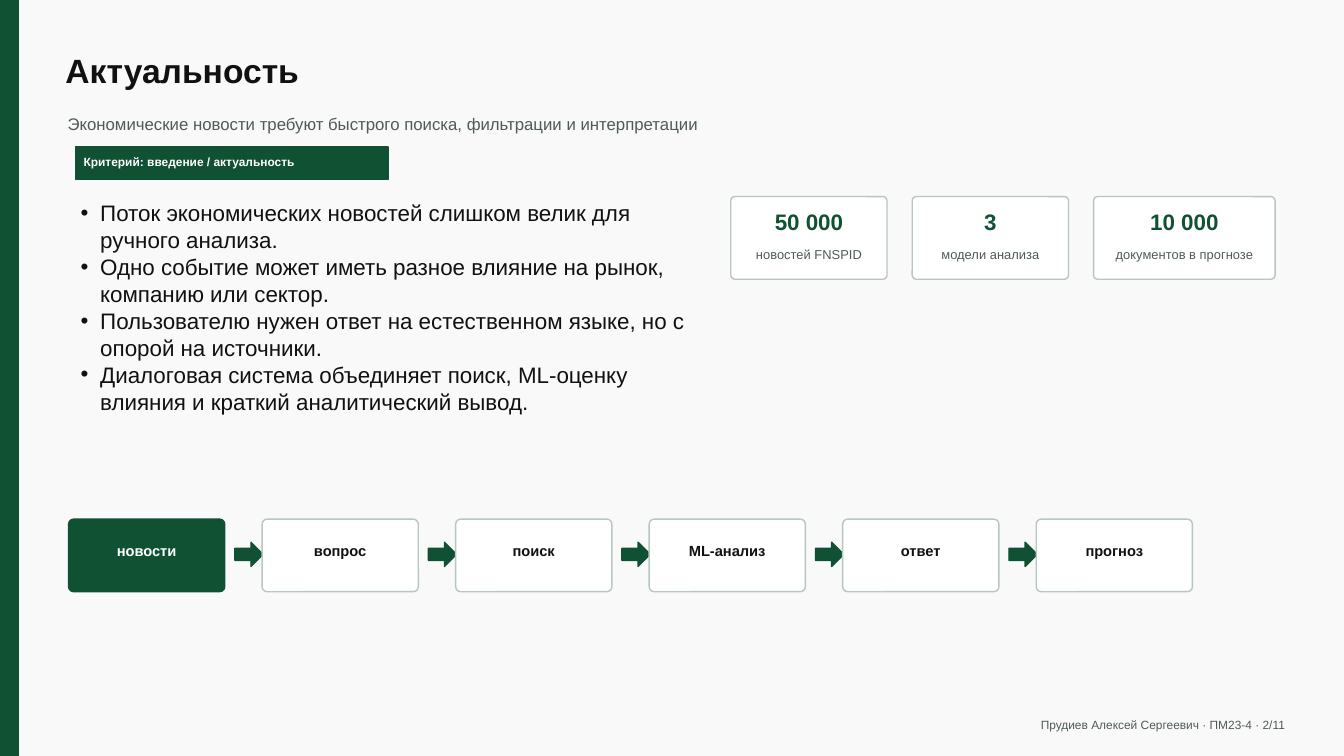
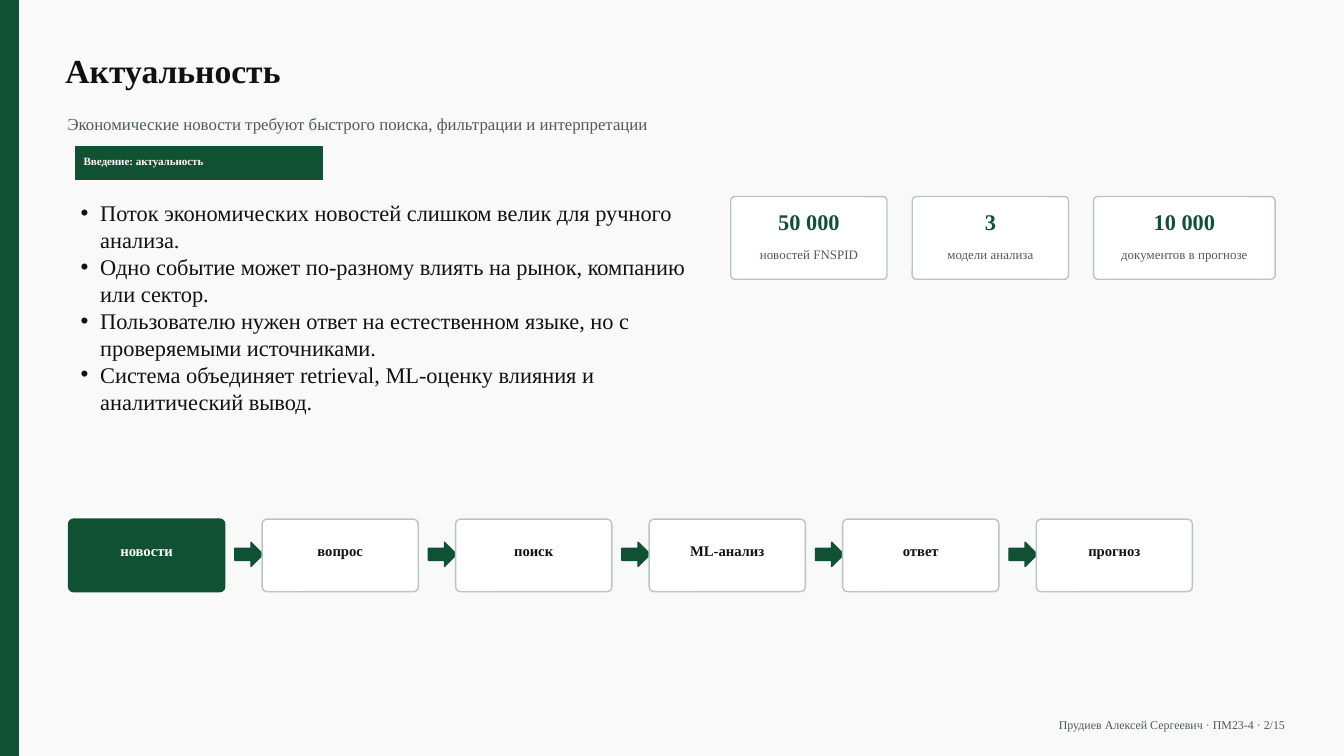
Before and after one commit to alexeydev22/news-analysis, a slide deck: slide 2 of docs/final/coursework-defense-presentation.pptx. Drawn at 1344x756 pixels with LibreOffice and Linux fonts; fonts in the diff are those of the drawing. Boxes give left, top, right and bottom in pixels: in the first picture for what was removed or moved away, otherwise in the second. Text is boxed around its words. In the diff, an @@ line names an element or a change of style, - is before the commit and + after.

```diff
--- a/docs/final/coursework-defense-presentation.pptx
+++ b/docs/final/coursework-defense-presentation.pptx
@@ rectangle: place and size @@
-rectangle at <box>76,147,388,179</box>
+rectangle at <box>76,147,323,179</box>
@@ text at <box>84,157,204,168</box>: text changed; size 8.5 to 7.9 pt; font Arial to Times New Roman @@
-Критерий: введение / актуальность
+Введение: актуальность
@@ text at <box>100,205,671,249</box>: font Arial to Times New Roman in "Поток экономических новостей слишком велик для ручного ..." @@
@@ text at <box>100,259,685,415</box>: text changed; font Arial to Times New Roman @@
-• Одно событие может иметь разное влияние на рынок, компанию или сектор.
-• Пользователю нужен ответ на естественном языке, но с опорой на источники.
-• Диалоговая система объединяет поиск, ML-оценку влияния и краткий аналитический вывод.
+• Одно событие может по-разному влиять на рынок, компанию или сектор.
+• Пользователю нужен ответ на естественном языке, но с проверяемыми источниками.
+• Система объединяет retrieval, ML-оценку влияния и аналитический вывод.
@@ font Arial to Times New Roman in 14 elements at <box>65,60,280,90</box>, <box>68,118,648,134</box>, <box>778,215,840,231</box>, <box>760,250,858,259</box>, <box>985,215,996,231</box>, <box>947,253,1034,262</box>, <box>1154,215,1216,231</box>, <box>1121,253,1247,262</box>, <box>120,549,173,556</box>, <box>317,549,362,559</box>, <box>514,549,553,556</box>, <box>690,546,764,556</box>, <box>903,549,939,556</box>, <box>1088,549,1140,559</box> @@
@@ text at <box>1059,721,1285,732</box>: text changed; font Arial to Times New Roman @@
-Прудиев Алексей Сергеевич · ПМ23-4 · 2/11
+Прудиев Алексей Сергеевич · ПМ23-4 · 2/15
```
Also in this commit, not shown: 7 other slides changed, 7 slides added, 3 slides removed, 40 other files.
